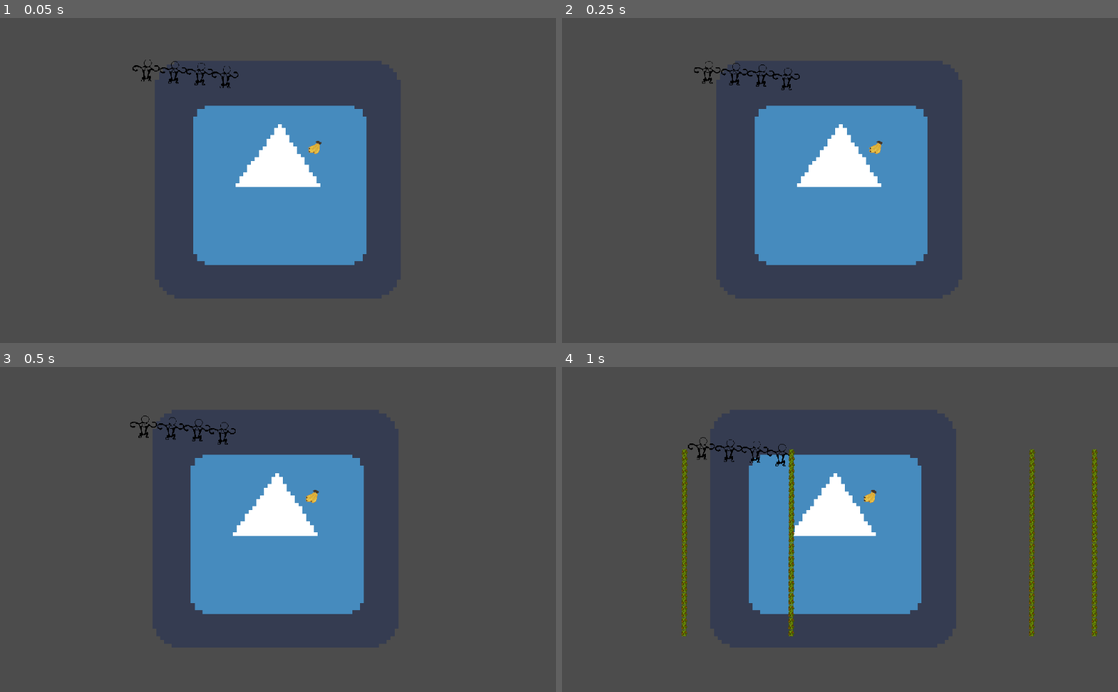
Above: before the commit, frames 1-4 (two rows, left to right).
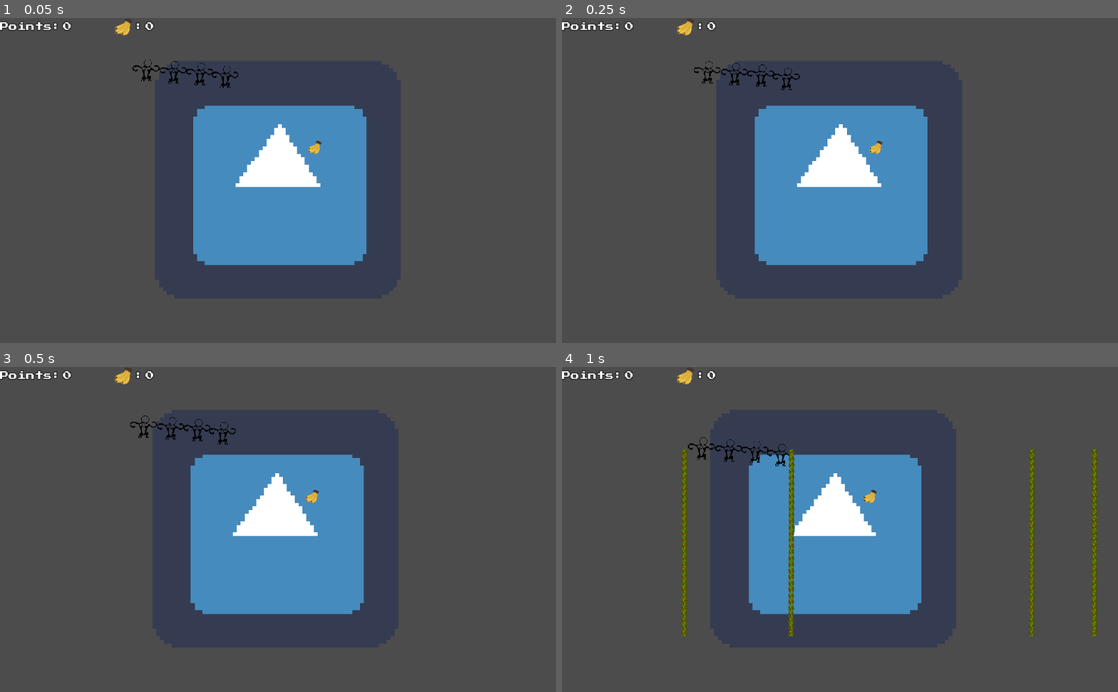
Above: after the commit, the same moments.

Repository: 2S-2-Semanas/gmtk2021
Game: Godot game, scene res://sandbox/SandboxScene.tscn
Same seed, same stepped clock (60 frames per second), same inputs: the game is played once before the commit and once after it. The engine's default icon, where the game draws it, is replaced by a stand-in: a white triangle on a blue panel in a dark square.
Inputs:
- Up to frame 1 (0.05 s): no input
- Up to frame 2 (0.25 s): no input
- Up to frame 3 (0.5 s): no input
- Up to frame 4 (1 s): hold Right (ui_right) from 0.53 s (still down); hold Space (grab) from 0.53 s (still down)

The runs differ from the first frame. In frame 1, 0.3% of the frame differs, in the area x 0-28%, y 0-6%; in frame 2, 0.3%; in frame 3, 0.3%; in frame 4, 0.3%.

Commit message:
Added points and banana count

Diff:
--- /dev/null
+++ b/UI/Points/Points.gd
@@ -0,0 +1,27 @@
+extends CanvasLayer
+
+onready var ui:Control = $Control
+onready var points_label:Label = $Control/VBoxContainer/HBoxContainer/MarginContainer/HBoxContainer/Points
+onready var bananas:Label = $Control/VBoxContainer/HBoxContainer/Control/HBoxContainer/Bananas
+
+var banana_points = 0
+
+func _ready():
+	event_bus.connect('game_over', self, '_on_game_over')
+	event_bus.connect('banana_eated', self, '_on_banana_eated')
+
+	ScoreGlobal.connect('points_earned', self, '_on_points_earned')
+
+	points_label.set_text(String(0))
+	bananas.set_text(String(0))
+
+
+func _on_game_over():
+	ui.visible = false
+
+func _on_points_earned(points):
+	points_label.set_text(String(points))
+
+func _on_banana_eated():
+	banana_points += 1
+	bananas.set_text(String(banana_points))
--- /dev/null
+++ b/UI/Points/Points.tscn
@@ -0,0 +1,98 @@
+[gd_scene load_steps=4 format=2]
+
+[ext_resource path="res://banana/banana.png" type="Texture" id=1]
+[ext_resource path="res://UI/Points/Points.gd" type="Script" id=2]
+[ext_resource path="res://UI/fonts/press_start_2P/PressStart2P-Regular_16.tres" type="DynamicFont" id=3]
+
+[node name="CanvasLayer" type="CanvasLayer"]
+script = ExtResource( 2 )
+
+[node name="Control" type="Control" parent="."]
+margin_left = 0.0545349
+margin_top = 0.469818
+margin_right = 40.0545
+margin_bottom = 40.4698
+size_flags_horizontal = 3
+size_flags_vertical = 3
+__meta__ = {
+"_edit_use_anchors_": false
+}
+
+[node name="VBoxContainer" type="VBoxContainer" parent="Control"]
+margin_right = 40.0
+margin_bottom = 40.0
+__meta__ = {
+"_edit_use_anchors_": false
+}
+
+[node name="HBoxContainer" type="HBoxContainer" parent="Control/VBoxContainer"]
+margin_right = 472.0
+margin_bottom = 32.0
+size_flags_horizontal = 3
+size_flags_vertical = 0
+custom_constants/separation = 80
+
+[node name="MarginContainer" type="MarginContainer" parent="Control/VBoxContainer/HBoxContainer"]
+margin_right = 148.0
+margin_bottom = 32.0
+__meta__ = {
+"_edit_use_anchors_": false
+}
+
+[node name="HBoxContainer" type="HBoxContainer" parent="Control/VBoxContainer/HBoxContainer/MarginContainer"]
+margin_right = 148.0
+margin_bottom = 32.0
+
+[node name="Label" type="Label" parent="Control/VBoxContainer/HBoxContainer/MarginContainer/HBoxContainer"]
+margin_top = 8.0
+margin_right = 112.0
+margin_bottom = 24.0
+custom_fonts/font = ExtResource( 3 )
+text = "Points:"
+
+[node name="Points" type="Label" parent="Control/VBoxContainer/HBoxContainer/MarginContainer/HBoxContainer"]
+margin_left = 116.0
+margin_top = 8.0
+margin_right = 148.0
+margin_bottom = 24.0
+custom_fonts/font = ExtResource( 3 )
+text = " 0"
+
+[node name="Control" type="MarginContainer" parent="Control/VBoxContainer/HBoxContainer"]
+margin_left = 228.0
+margin_right = 300.0
+margin_bottom = 32.0
+
+[node name="HBoxContainer" type="HBoxContainer" parent="Control/VBoxContainer/HBoxContainer/Control"]
+margin_right = 72.0
+margin_bottom = 32.0
+
+[node name="TextureRect" type="TextureRect" parent="Control/VBoxContainer/HBoxContainer/Control/HBoxContainer"]
+margin_right = 32.0
+margin_bottom = 32.0
+texture = ExtResource( 1 )
+__meta__ = {
+"_edit_use_anchors_": false
+}
+
+[node name="Label" type="Label" parent="Control/VBoxContainer/HBoxContainer/Control/HBoxContainer"]
+margin_left = 36.0
+margin_top = 8.0
+margin_right = 52.0
+margin_bottom = 24.0
+custom_fonts/font = ExtResource( 3 )
+text = ":"
+__meta__ = {
+"_edit_use_anchors_": false
+}
+
+[node name="Bananas" type="Label" parent="Control/VBoxContainer/HBoxContainer/Control/HBoxContainer"]
+margin_left = 56.0
+margin_top = 8.0
+margin_right = 72.0
+margin_bottom = 24.0
+custom_fonts/font = ExtResource( 3 )
+text = "0"
+__meta__ = {
+"_edit_use_anchors_": false
+}
--- a/sandbox/SandboxScene.tscn
+++ b/sandbox/SandboxScene.tscn
@@ -1,7 +1,8 @@
-[gd_scene load_steps=8 format=2]
+[gd_scene load_steps=9 format=2]
 
 [ext_resource path="res://monkey/Monkey.tscn" type="PackedScene" id=1]
 [ext_resource path="res://UI/GameOver/GameOverScene.tscn" type="PackedScene" id=2]
+[ext_resource path="res://UI/Points/Points.tscn" type="PackedScene" id=3]
 [ext_resource path="res://Camera/Camera.tscn" type="PackedScene" id=4]
 [ext_resource path="res://sandbox/SandboxScene.gd" type="Script" id=6]
 [ext_resource path="res://icon.png" type="Texture" id=7]
@@ -62,4 +63,6 @@
 margin_right = -513.536
 margin_bottom = -302.04
 
+[node name="CanvasLayer" parent="." instance=ExtResource( 3 )]
+
 [connection signal="timeout" from="LianaTimer" to="LianaTimer" method="_on_LianaTimer_timeout"]
Not shown, changed: todo.txt
